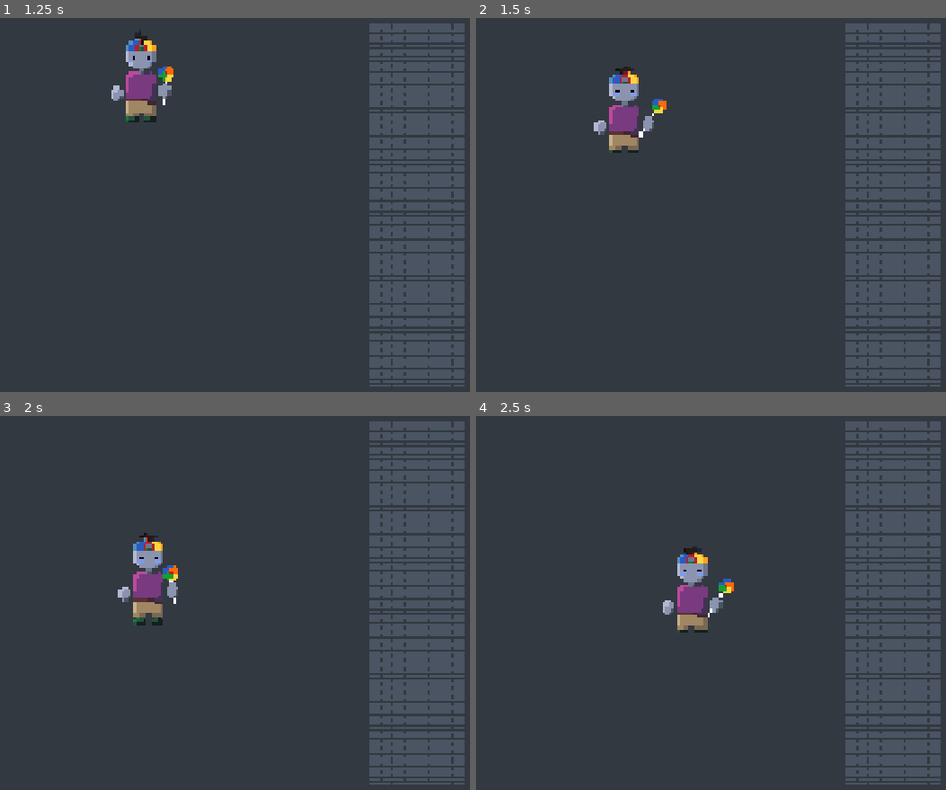
Above: before the commit, frames 1-4 (two rows, left to right).
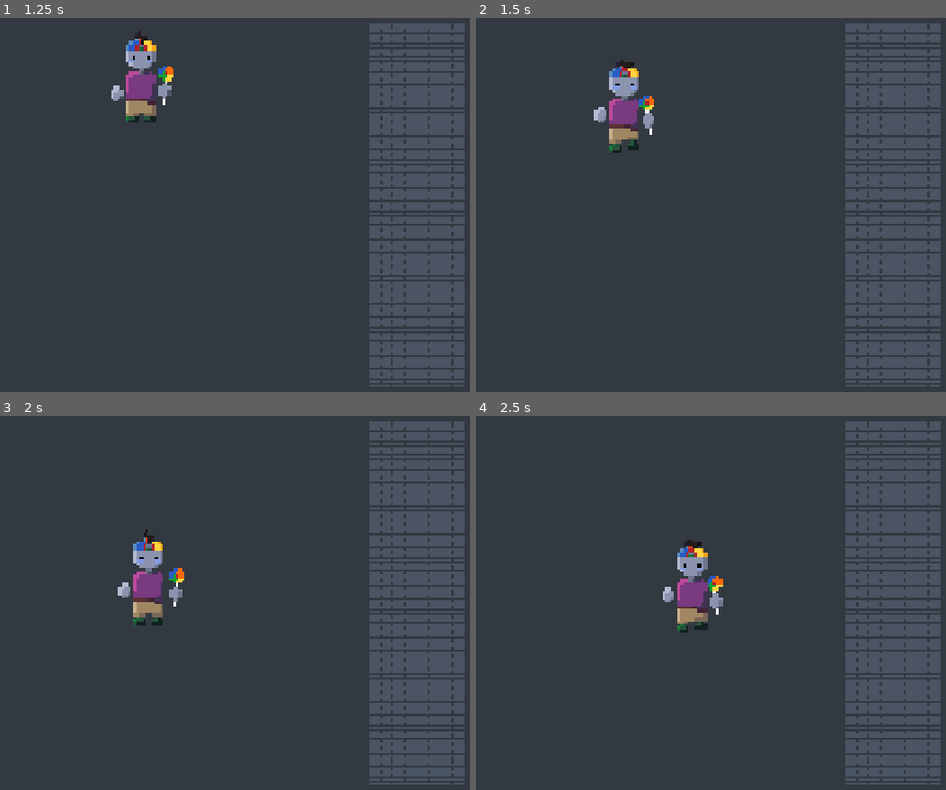
Above: after the commit, the same moments.

Repository: joDis06/duoGodotProject
Game: Godot game, scene res://node_2d.tscn
The game is run twice, just before and just after one commit, with the same random seed, the same clock (stepped at 60 frames per second) and the same inputs.
Inputs:
- Up to frame 1 (1.25 s): hold D (move_right) from 0.53 s (still down)
- Up to frame 2 (1.5 s): release D (move_right) at 1.28 s; hold S (move_down) from 1.28 s (still down)
- Up to frame 3 (2 s): keep holding S (move_down)
- Up to frame 4 (2.5 s): release S (move_down) at 2.03 s; hold D (move_right) from 2.03 s (still down)

Frame 1 is identical in both runs. In frame 2, 1.4% of the frame differs, in the area x 25-41%, y 11-37%; in frame 3, 0.3%; in frame 4, 1.4%.

Commit message:
add walking forward/backward animation

Diff:
--- a/Player.tscn
+++ b/Player.tscn
@@ -5,6 +5,8 @@
 [ext_resource type="Texture2D" uid="uid://b2ddka8tb2akn" path="res://sprites/Polo_Lolipop.png" id="2_kne1u"]
 [ext_resource type="Texture2D" uid="uid://du6mlfpckoo46" path="res://sprites/Polo_Lolipop_Left.png" id="3_e80uo"]
 [ext_resource type="Texture2D" uid="uid://df42votfmn0jc" path="res://sprites/Polo_Lolipop_Right.png" id="4_cxr5p"]
+[ext_resource type="Texture2D" uid="uid://2xgpr5sn4onh" path="res://sprites/Polo_Lolipop_walkBackward.png" id="6_dtqjt"]
+[ext_resource type="Texture2D" uid="uid://bwwbxnqny7v8d" path="res://sprites/Polo_Lolipop_walkForward.png" id="6_tdg3f"]
 
 [sub_resource type="AtlasTexture" id="AtlasTexture_rv870"]
 atlas = ExtResource("2_cxr5p")
@@ -72,6 +74,38 @@
 
 [sub_resource type="AtlasTexture" id="AtlasTexture_jatw7"]
 atlas = ExtResource("4_cxr5p")
+region = Rect2(96, 0, 32, 32)
+
+[sub_resource type="AtlasTexture" id="AtlasTexture_2n1s8"]
+atlas = ExtResource("6_dtqjt")
+region = Rect2(0, 0, 32, 32)
+
+[sub_resource type="AtlasTexture" id="AtlasTexture_3vjad"]
+atlas = ExtResource("6_dtqjt")
+region = Rect2(32, 0, 32, 32)
+
+[sub_resource type="AtlasTexture" id="AtlasTexture_yt0h1"]
+atlas = ExtResource("6_dtqjt")
+region = Rect2(64, 0, 32, 32)
+
+[sub_resource type="AtlasTexture" id="AtlasTexture_vd78s"]
+atlas = ExtResource("6_dtqjt")
+region = Rect2(96, 0, 32, 32)
+
+[sub_resource type="AtlasTexture" id="AtlasTexture_0pi4m"]
+atlas = ExtResource("6_tdg3f")
+region = Rect2(0, 0, 32, 32)
+
+[sub_resource type="AtlasTexture" id="AtlasTexture_sg6sq"]
+atlas = ExtResource("6_tdg3f")
+region = Rect2(32, 0, 32, 32)
+
+[sub_resource type="AtlasTexture" id="AtlasTexture_h84ma"]
+atlas = ExtResource("6_tdg3f")
+region = Rect2(64, 0, 32, 32)
+
+[sub_resource type="AtlasTexture" id="AtlasTexture_47wu6"]
+atlas = ExtResource("6_tdg3f")
 region = Rect2(96, 0, 32, 32)
 
 [sub_resource type="SpriteFrames" id="SpriteFrames_wi0c6"]
@@ -156,12 +190,42 @@
 "name": &"idle_right",
 "speed": 5.0
 }, {
-"frames": [],
+"frames": [{
+"duration": 1.0,
+"texture": SubResource("AtlasTexture_2n1s8")
+}, {
+"duration": 1.0,
+"texture": SubResource("AtlasTexture_3vjad")
+}, {
+"duration": 1.0,
+"texture": SubResource("AtlasTexture_yt0h1")
+}, {
+"duration": 1.0,
+"texture": SubResource("AtlasTexture_vd78s")
+}, {
+"duration": 1.0,
+"texture": SubResource("AtlasTexture_2n1s8")
+}],
 "loop": true,
 "name": &"walking_backward",
 "speed": 5.0
 }, {
-"frames": [],
+"frames": [{
+"duration": 1.0,
+"texture": SubResource("AtlasTexture_0pi4m")
+}, {
+"duration": 1.0,
+"texture": SubResource("AtlasTexture_sg6sq")
+}, {
+"duration": 1.0,
+"texture": SubResource("AtlasTexture_h84ma")
+}, {
+"duration": 1.0,
+"texture": SubResource("AtlasTexture_47wu6")
+}, {
+"duration": 1.0,
+"texture": SubResource("AtlasTexture_0pi4m")
+}],
 "loop": true,
 "name": &"walking_forward",
 "speed": 5.0
@@ -185,7 +249,7 @@
 
 [node name="AnimatedSprite2D" type="AnimatedSprite2D" parent="." unique_id=1694872249]
 sprite_frames = SubResource("SpriteFrames_wi0c6")
-animation = &"walking_right"
+animation = &"walking_backward"
 
 [node name="CollisionShape2D" type="CollisionShape2D" parent="." unique_id=1874989356]
 position = Vector2(0, 2)
Binary file changed: sprites/Polo_Lolipop.aseprite
Binary file changed: sprites/Polo_Lolipop_Back.png
Binary file added: sprites/Polo_Lolipop_walkBackward.png
Not shown, added: sprites/Polo_Lolipop_walkBackward.png.import
Binary file added: sprites/Polo_Lolipop_walkForward.png
Not shown, added: sprites/Polo_Lolipop_walkForward.png.import
